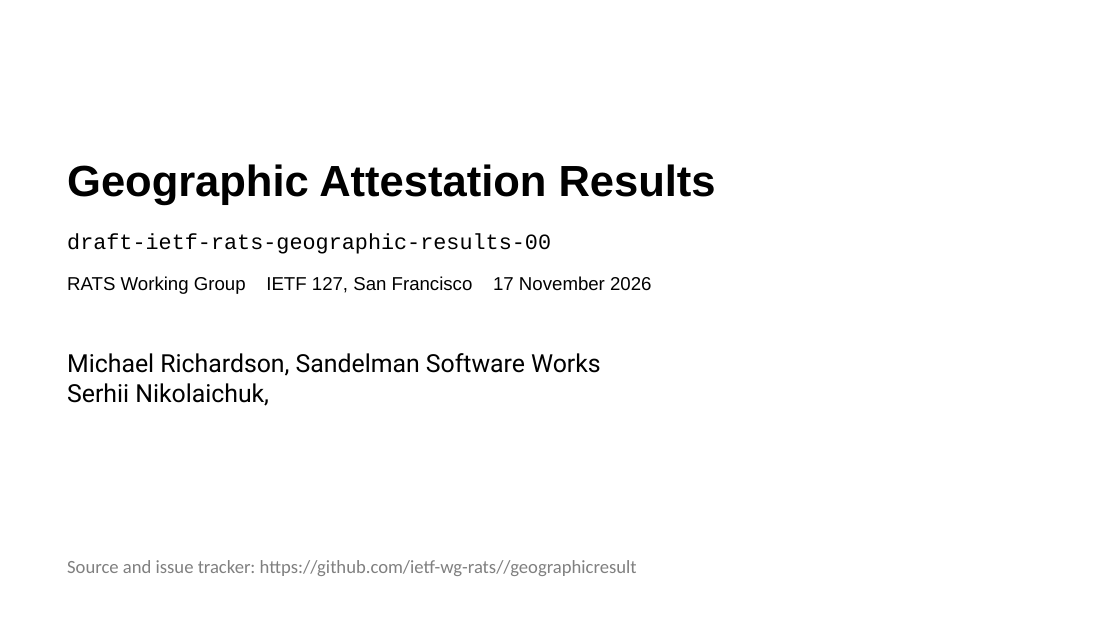
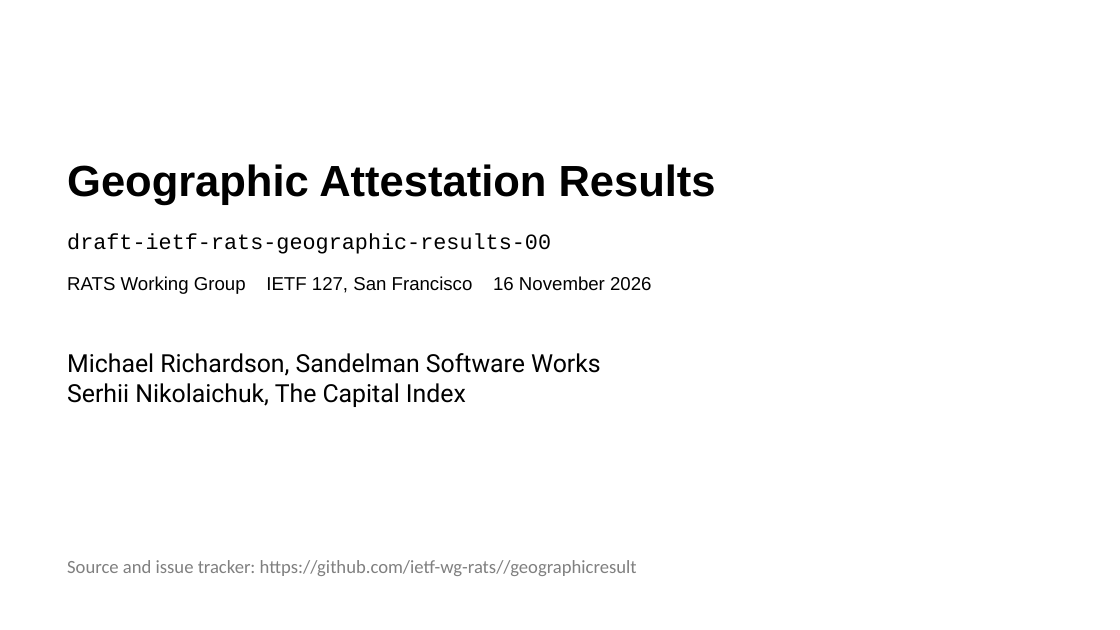
Before and after one commit to ietf-rats-wg/geographicresult, a slide deck: slide 1 of presentations/IETF127-GeographicAttestationResults.odp. Drawn at 1120x630 pixels with LibreOffice and Linux fonts; fonts in the diff are those of the drawing. Boxes give left, top, right and bottom in pixels: in the first picture for what was removed or moved away, otherwise in the second. Text is boxed around its words. In the diff, an @@ line names an element or a change of style, - is before the commit and + after.

Commit message:
updated slides with correct date, include company for Serhii

```diff
--- a/presentations/IETF127-GeographicAttestationResults.odp
+++ b/presentations/IETF127-GeographicAttestationResults.odp
@@ text at (67, 276, 651, 294): text changed @@
-RATS Working Group IETF 127, San Francisco 17 November 2026
+RATS Working Group IETF 127, San Francisco 16 November 2026
@@ text at (67, 383, 466, 407): text changed @@
-Serhii Nikolaichuk,
+Serhii Nikolaichuk, The Capital Index
```
Also in this commit, not shown: 1 other file.
